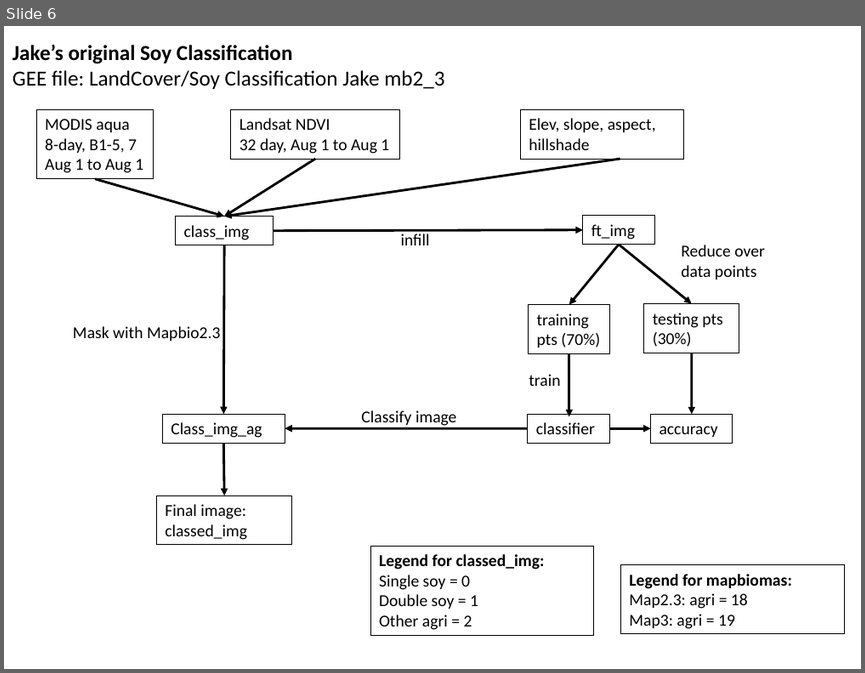
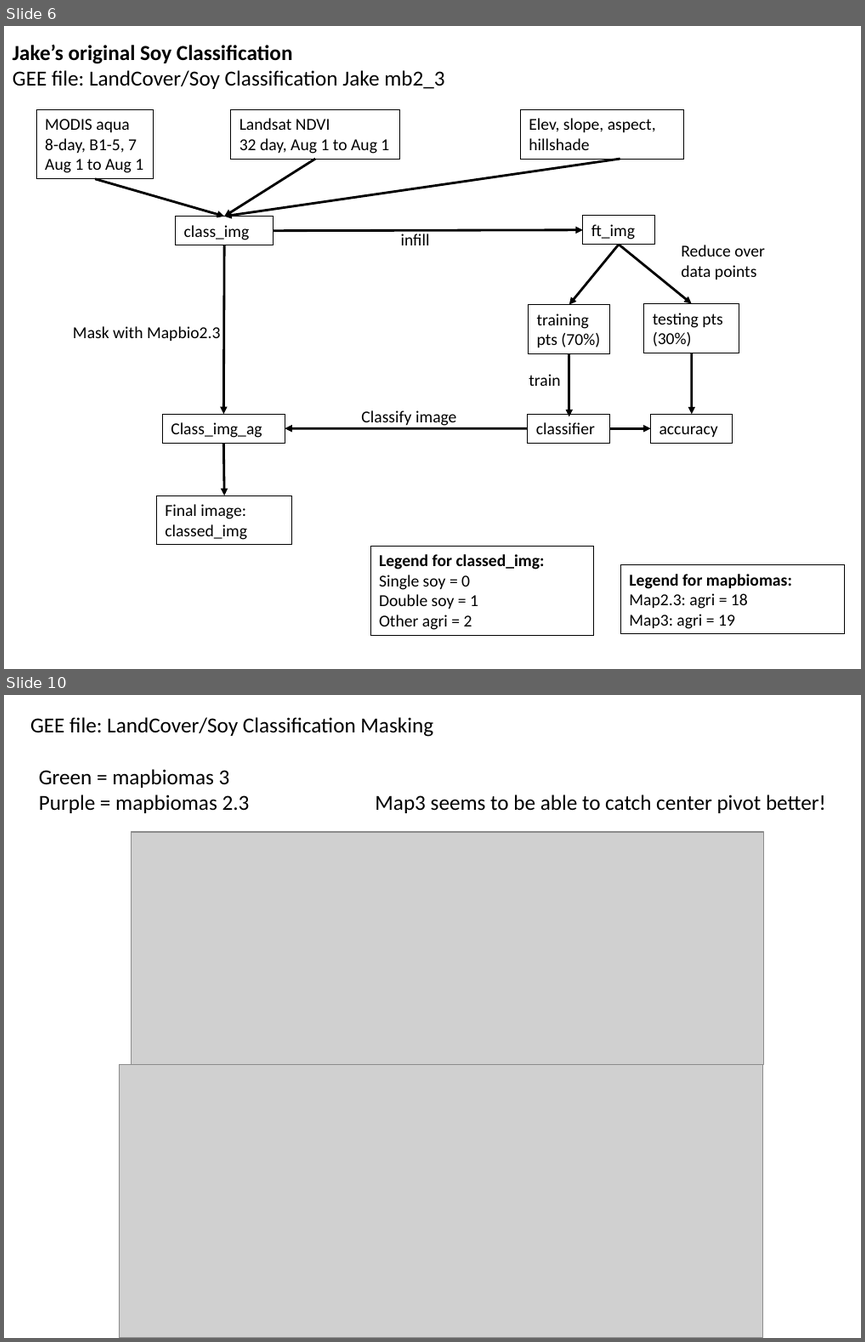
Before and after one commit to minghui-zhang/Meeting, a slide deck: January 19 2019.pptx. Shown one above the other, each under a label of ours: slide 6 before the commit, slides 6 and 10 after it; the slides between them are not shown. The pictures are 865x673 and 865x1342 pixels, drawn with LibreOffice and Linux fonts; fonts in the diff are those of the drawing; grey boxes stand for pictures. Boxes give left, top, right and bottom in pixels: in the first picture for what was removed or moved away, otherwise in the second. Text is boxed around its words. In the diff, an @@ line names an element or a change of style, - is before the commit and + after.

```diff
--- a/January 19 2019.pptx
+++ b/January 19 2019.pptx
@@ slide 10 added at <box>4,695,861,1338</box>, background #FFFFFF @@
@@ text added at <box>30,717,433,737</box>, 18 pt, text #000000 @@
+GEE file: LandCover/Soy Classification Masking
@@ text added at <box>39,769,250,813</box>, 18 pt, text #000000 @@
+Green = mapbiomas 3
+Purple = mapbiomas 2.3
@@ text added at <box>375,794,826,813</box>, 18 pt, text #000000 @@
+Map3 seems to be able to catch center pivot better!
@@ picture added at <box>131,832,764,1064</box> @@
@@ picture added at <box>119,1064,762,1338</box> @@
```
Also in this commit, not shown: 1 slide changed, 2 other slides added.
